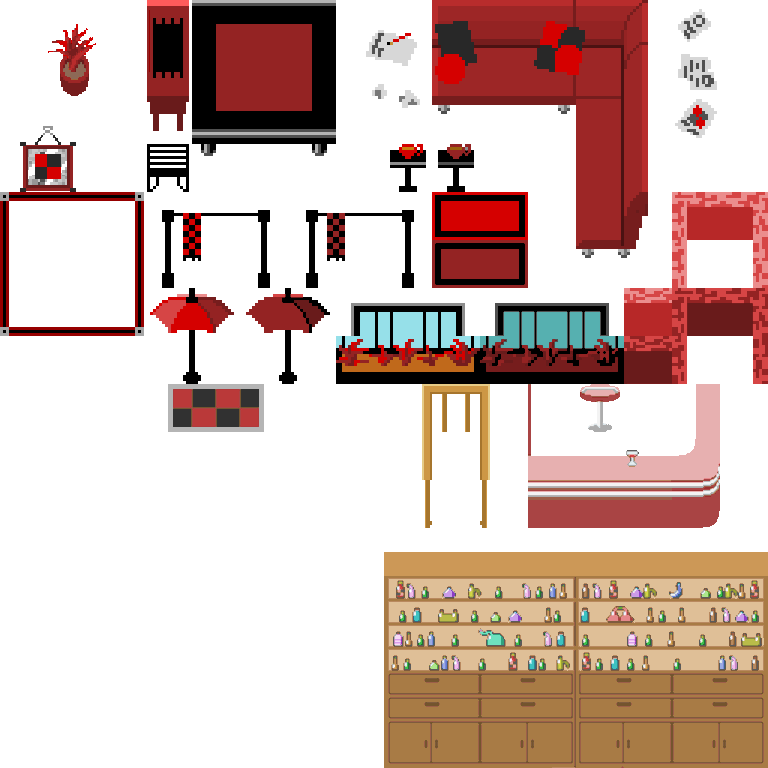
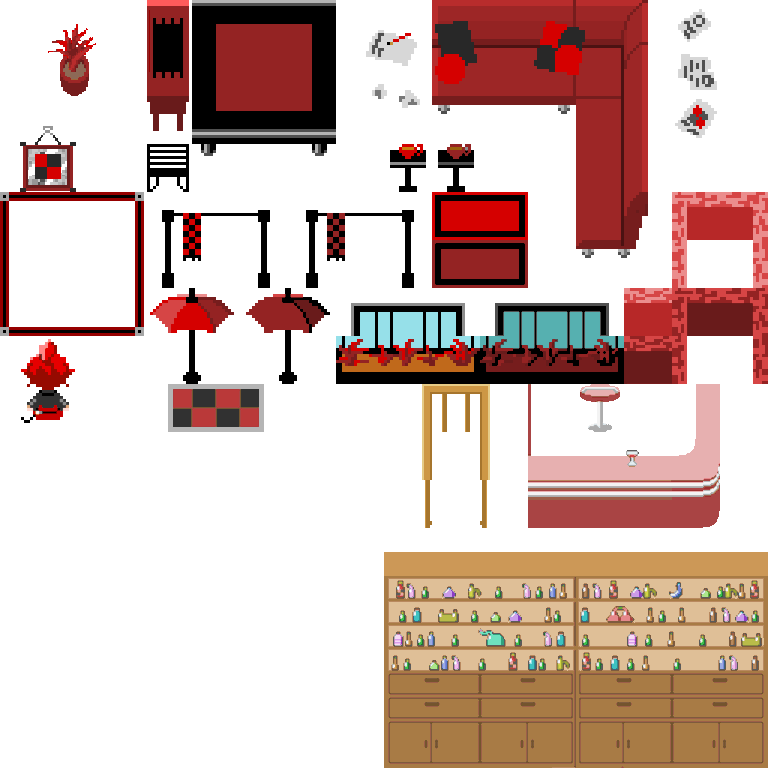
Two versions of the same layered image (768 x 768). Layer-by-layer changes:
added layer "MaptipShion.png" above "planter1x2.png" over [21, 339, 75, 423]
